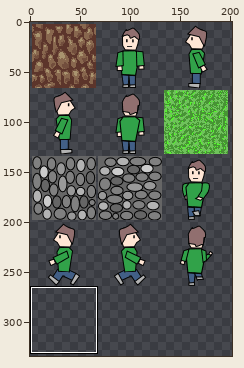
Sprite sheet, stored at sprites.png. The first picture is a wide view before the edit; the outline marks the close-up.
Close-up. As it was:
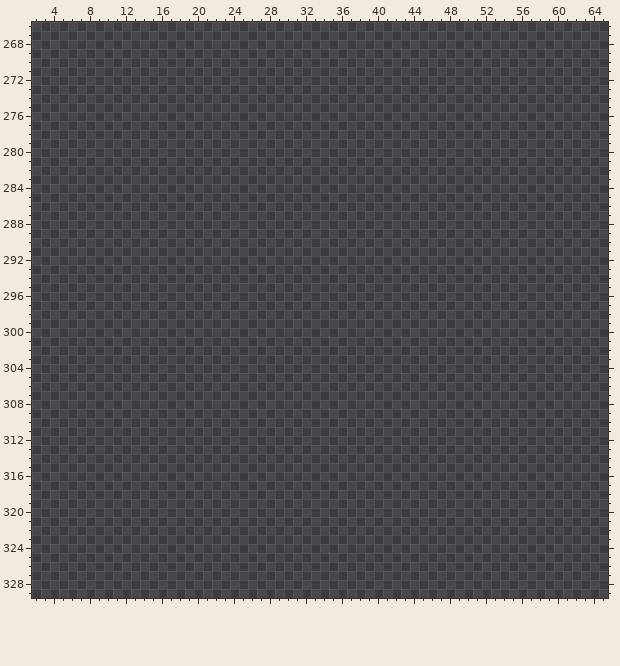
The file is 256x512 pixels. Pixels under 10% opacity are left out. Colours within 5 levels of each other are drawn and written as one. Shown: x 2..65, y 266..329. The wide view leaves out empty margins.
The result:
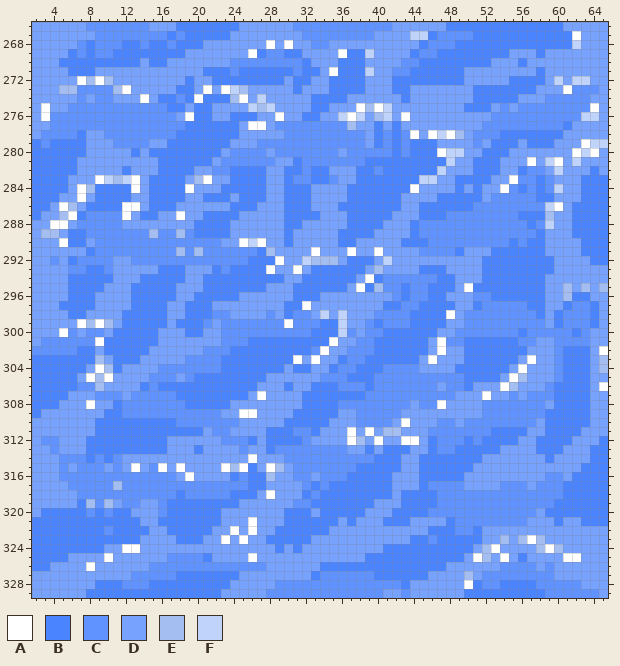
Palette (. is transparent): A #ffffff  B #4a84ff  C #6093ff  D #77a3ff  E #a5bef2  F #c0d3fa
Commit: Add water tile and adjust map layout
Difference:
Changed rows in their new state; - is an unchanged pixel.
first column x 2:
266 DDDDDDCCCCCCCDDDBBBBBBBDDDDDDCCCCCCCCCCCDDDDDDBBBBBBBBBBBBBDDDDD
267 DDDDDDDCCCCCCCCBCBBBBBDDDDDDDDCCCCCCCCDDDDFFBCCCCBBBBBBBBBBBADDD
268 DDDDDCBCCCBBCBBCBBBDDDDDDDADADDCCDDDDDDDDDDBCCCBBBBBBBBBBBBBFDDD
269 DDDDBCBCCBBBBBBBBDDDDDDDABCCBBDDDDABBFDDDDBCCBBBBBBBBDDDBDDDDDDD
270 DDDBBBBBBBBBDBBDDDDDDDCCCCCCCCBDDDBBBDDDDCCBBBBBBBBDDDBDDDDDDDDD
271 DDDDBBBDDDDDDDDDDDDBBBCBBBBBBCBBDABBBFDDCCBBBBBBDDDDDDDDBDDDDDDD
272 DDDDDAEAEDDDDDDDDBDDBBBBBBBBDBBDDBBBBDDDBBBBBBBBDDDDDBBBBDFDFFDD
273 DDDEECCCCEADDDDDBBDADAFEDDDDDBDDDBBBBDDDBBDDDDDDDBBBBBBBDDDACCCD
274 DDDDDCDCCDDDADBBCBABBBEADFDDDDDBBBBDDDDDDBDDDDDDDBBBBBDDDCCCCCDD
275 DADDCCCCCCCCCCCBBDBBDDDDFEFDDDDBBDDDAEAFDDDDDDDDBBBDCDCCCCCCCCAD
276 DACCCCCCCCCCCCCCDABBDDBBBDDADDBBDDFAFDEFDADDDDDDDDDCCCCCCCCCCFFD
277 DDCCCCCCCCCCCCCCCBBBBBBDAADCCCCCCCCEDDBDBDDDDDDDDDCCCCCCCCCBDDDD
278 DCCCCBDDCCCCCCCCBBBBBBBDDDDDCCCCCCCCCDBCBCADAFAEDCCCBBBBBBBDDDDD
279 BCBBBBDDDCCCCDDBBBBBBBDDDCCCCCCCCCCCCDBCBCBBBDDDDCDBBBDBBBDDDAFF
280 BBBBBBDDDDDBDBBBBBBBBDCCCCDCCCCCCCDCCCCCBCBBBAFFDDBBBDDDDDDDAFAD
281 BBBBBDDDDDDDDDBBBBBBDCCCCCCDDBCCCCCCCBBBBBBBBBFDDBBBDDDADFADFDDD
282 BBBBBDDDDDBDDDBBBBDDCCBBBBDDBBCBBDDDBBCBBBBBBFDDDBBBDDBCCDFDDDBD
283 BBBBDDDAFEFADBBBBDEADDBBBBDDBCCBBCDDBBBBBBBFFDDBBBBDDACCBCDDDBBB
284 BBBBDAEBBBBADBBBBADDDBBBBBDDBBBDDDDBBBBBBBADDDDBDBDDACBCBCFDDBBB
285 BBBDDADBBBBDDBBBBDDBBBDBBBDDBBBDDDDBBBBBBDDDDBBBBBDCCCCCBBDDDBBB
286 BBDAEDBBBBAADBBBDDDDDDBBBDDDBBBDDDBBBBBBBDDBBBBBBCCCCCCCCFADBBBB
287 BDDEABCCCCADBBDDADDBBBBDDDDDBBBBDDDBBBBBDDDBBBCCCCCCCCBBBEDDBBBB
288 DDAADCCCCCDDDDDDDDBBBBDDDDDDBBDDDDDBBBBDDDBCCCCCCCCCCCCBCFDDBBBB
289 DEEDBBCCCCCCCECCECBBBBDDDDDDBDDDDDBBBBDDDDBCCCCCCCCCCCCCBDDDBBBB
290 DDDABBDCCCCCCCCCCCCCCDDAFADDBDDDDDBBDDDDDBBBCCCCCCCCCBCBBDDDDBBB
291 DDDDDDBCCCCCCCCCECECCCCCCBEDDDDADDDADDADDDDCCCCBDDDBBBBBBDDDDBBB
292 DDCDBCCCCDDCCCCCCCCCCCCCBBBADDFEEEDBBBDFDDDDDDDDDDBBBBBBBBDDDDBB
293 DDDDCCBBCDDDDDBBBDDDBCBBBBADDADBBBBBBDEDDDDBBBDDDDBBBBBBBBDDDDDD
294 DDDDBBBBBDDDBBBBBDDBBBBBBBBBDDBBBBBBDABCCCCCCBBDDDBBBBBBBDDDDDDD
295 DDDDBBBBDDDBBBBBDDDBBBBBBBDDDBBBBBBDABECCBCCBBBDABBBBBBBBDDEDEDE
296 DDDDBBBDDDDBBBBBDDBBBBBDDDDDDBBBDDDDDDDDCBCCBBDDDCCBBBBBBDDEBBDD
297 DDDBBBBDDDDBBBBDDBBBDDDDDDDDBBADDDDDDDDBBCCBBBBDDBCCCCCBBDDBCCBD
298 DDDDBBDDDDBBBBBDDBBBCCDDDDCDBCCDFDFDDDCCCCBBBBADCCCCCCCCBDBCCCBD
299 DDDDDAEAEDBBBBBDBBBCDCCCCCCCACCCBBFDDCBCCCBBBBDDCCCCCCCCCDBCCCBD
300 DDDACDCCDBBBBBDDDBBDDCCCCCCCCCCBBBFCDCCBBBBBBDDCCCCCCCBCCCCCBCDD
301 DCCCCCCABBBBBBDDDDDDDCCCBBBBBBBBBADDCCBBBBBBDACCBBBBBBCCDDCCCCDD
302 CCCCCBBDBBBBBDDDDDDCCCBBBBBBBBBCADDCCCBBBBBBDADDBBBBBBBDDDCBBBDA
303 BBBBBBBEDBBBDDDDDCCCCBBBBBBBBADADDBCCBBBBBBDADDDBBBBBBDADDCBBBDE
304 BBBBBBDAEBDDDDCCCCCCCBBBBBBBDBBDDBCCBBBCCCCDDDDBBBBBBDADDDCBBBDE
305 BBBBBDAEADDDDCCCDCBBBBBBBBDDDDDDCCCBBBCCCCCCCCCCBBBBDAEDDDCBBBDD
306 BBBBBCCEDDDDBCBBBBBBBBBBBDDDBDDBBBCCCBCCCCCCCDCCBDDDAEDDDCBBBBDA
307 BBBBDDDCCCDCCCCCBBBBBBBBDADDDDBBBBBBBCCCCCCCCCCDDDADDCDCCCBBBBDD
308 BBBDDDADDBCCCCCCCBBBBBDDDDDDDDBBBBCCCCCCCCDCCADDDDCCCCCCCDBBBBDD
309 BDDDDDDDBBCCCCCCCCCCCDDAADDDDBBBBBDDCCCCCDDDDDDDDDCCCCCCCBBBBBDD
310 DDDDDDDBBBBBBBBBCCCCCCCDDDDDBBBBBDDDCCCCDADDDCCDCCCCCCCCDBBBBBDD
311 DDDDDDDBBBBBBBBBBBBDCCDDDDBBBCCBDDDADADEEDDDCCCCCCCBBBBDDBBBBDDD
312 DCCDDDBBBBBBBBBDDDDDDCCCBDBBBBCDDDDAEDADDAADBCCCBCBBBBDDBBBBDDDB
313 DDCDDDBBBBBBBBBDDDBDDDDCDDBCCCCCCCCDDBDBBBDDBCCBBBBBDDDDBBBDDDBB
314 DDDCCCBCBCDDDDDDDDDDDDDDADDDCCCCCCCCCCBBBDDBBBBBBBDDDDDDDBDDDDBB
315 DDDCDCCCDCDADCADADDDDAEABDAEDCCCCCCCBBBBBDDBBBBBBDDDDDDDDDDDDBBB
316 DDDCCCCCCCCCCCCCDADDDDBCBBEDDCCDCCCBBBBBDDDBBBBBDDDDDDDDDCCDBBBB
317 DDDDCCCCCECCCCCCCCCCCCCCBBDDDDCBCBBBBBBBDDDBCCCCDDDDCCCDCCCBBBBB
318 DDDDDCCCCCCCCCCCBCCCCCBBBDADDDBCBBBBBBBBDBBBBCCCCCCCCCCCCCCBBBBB
319 DDDDDBECEDCCDDCBBBBBBBBDDDDDDCCBBBBBBBDDDBBBBCCCCCCCCCCCCCBBBBBB
320 DBBBBBCBCBBDDDCBBBBBBDDDDDDDBBBDBBBBBDDDBBBBCCCCCCCCCCCCDBBBBBBB
321 BBBBBBBBBBBBDDBBBBBBBDDDADDDBBBBBBDBDDDBBBDDDDBCCCCCCCCDDDBDDBBB
322 BBBBBBBBCBBBBDDBBBBBDDADADDBBBBBBDDDDDDDDDDDBBBCCBDDDDDDDDDDDDDD
323 BBBBBBBBBBBBDDDDBBBDDADADDBBBBBDDDDDDDDDDDBBCBBBBBDDEDEAEDDDDDDD
324 BBBBBBBBDDAADDDDDDDDDDDDDDDBDBDDDDDDDDDBBBBBBBBBBDEADDDDEAEDDDDD
325 BBBBDDDDADDDDDDCCCCBDDDDADDDDDDDDDDDDBBBBBBBBBBBDAEDADBDDDDAADDD
326 BBDDDDADDDDDDCCCCCCCCCCCCCDDDDDDBBBBBBBBBBBBBBDDDDDDCCCCDCDDDDDD
327 DDDDDDDDDDDCCCCCBBBBBBBDDDDDDDDBCCCCCCBBBBBBDDDDEDCCCCCCCCDDDDDD
328 DDDDDDDBBBCCCBBBBBBBBBDDDDDCCCCCCCCCCCCCCBDDDDDDABCCBBBBCCCCCDDD
329 DDDDDDBBBBBBBBBBBBBBBDDDDDCCCCCCCCCCCCCDDCDDDDDDBBBBBBBBBCCCCCCD
